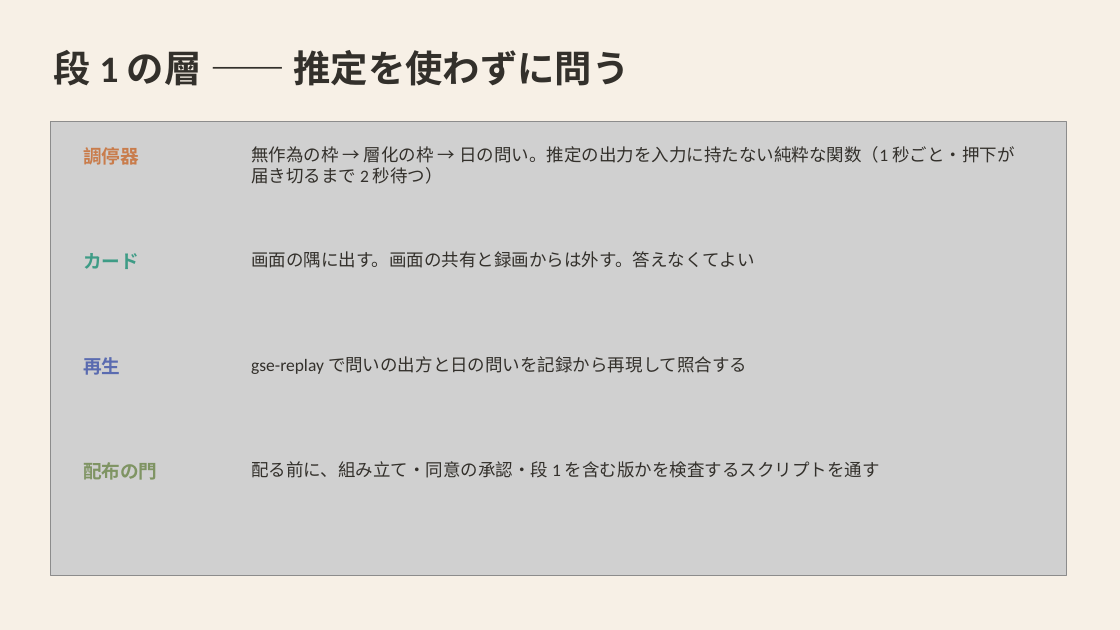
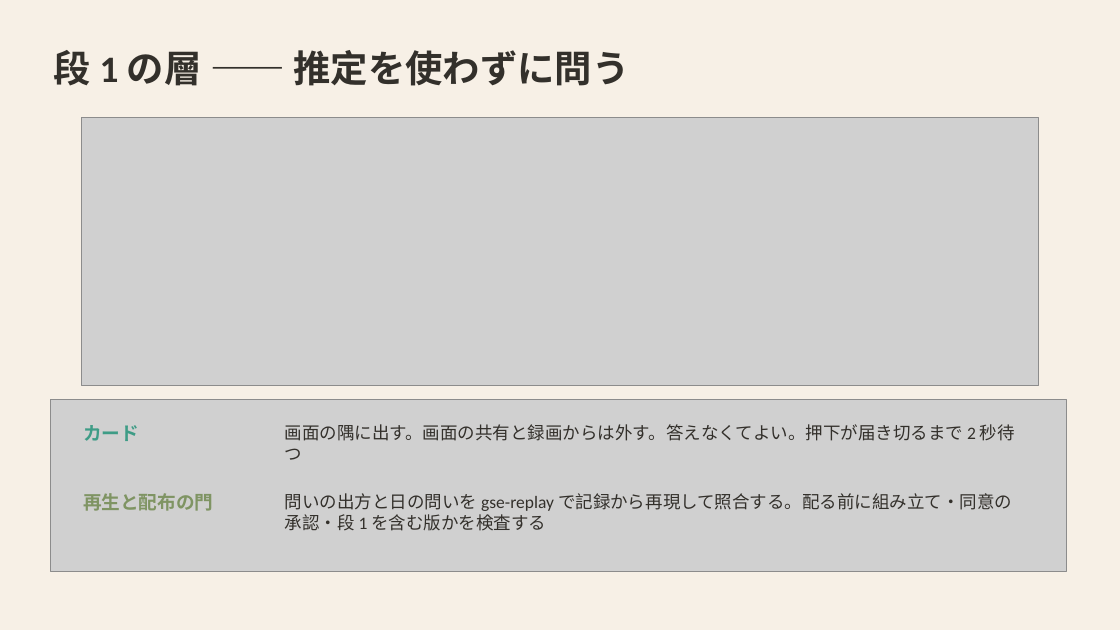
Before and after one commit to mikotomiura/GSE-prototype, a slide deck: slide 21 of docs/slides/project-overview/GSE_project_tech.pptx (slide 17 before the commit). Drawn at 1120x630 pixels with LibreOffice and Linux fonts; fonts in the diff are those of the drawing; grey boxes stand for pictures. Boxes give left, top, right and bottom in pixels: in the first picture for what was removed or moved away, otherwise in the second. Text is boxed around its words. In the diff, an @@ line names an element or a change of style, - is before the commit and + after.

```diff
--- a/docs/slides/project-overview/GSE_project_tech.pptx
+++ b/docs/slides/project-overview/GSE_project_tech.pptx
@@ picture: place and size @@
-picture at bbox=[50, 122, 1067, 576]
+picture at bbox=[82, 118, 1039, 386]
@@ text removed at bbox=[83, 147, 139, 165] @@
-調停器
@@ text removed at bbox=[251, 146, 1014, 184] @@
-無作為の枠 → 層化の枠 → 日の問い。推定の出力を入力に持たない純粋な関数（1 秒ごと・押下が届き切るまで 2 秒待つ）
@@ text removed at bbox=[83, 357, 120, 375] @@
-再生
@@ text removed at bbox=[251, 356, 747, 374] @@
-gse-replay で問いの出方と日の問いを記録から再現して照合する
@@ picture added at bbox=[50, 399, 1067, 571] @@
@@ text "カード": place and size @@
-text "カード" at bbox=[83, 253, 139, 269]
+text "カード" at bbox=[83, 425, 139, 441]
@@ text at bbox=[285, 424, 1015, 460]: text changed @@
-画面の隅に出す。画面の共有と録画からは外す。答えなくてよい
+画面の隅に出す。画面の共有と録画からは外す。答えなくてよい。押下が届き切るまで 2 秒待つ
@@ text at bbox=[83, 493, 213, 511]: text changed @@
-配布の門
+再生と配布の門
@@ text at bbox=[285, 493, 1012, 531]: text changed @@
-配る前に、組み立て・同意の承認・段 1 を含む版かを検査するスクリプトを通す
+問いの出方と日の問いを gse-replay で記録から再現して照合する。配る前に組み立て・同意の承認・段 1 を含む版かを検査する
```
Also in this commit, not shown: 11 other slides changed, 10 slides added, 3 slides removed, 20 other files.
